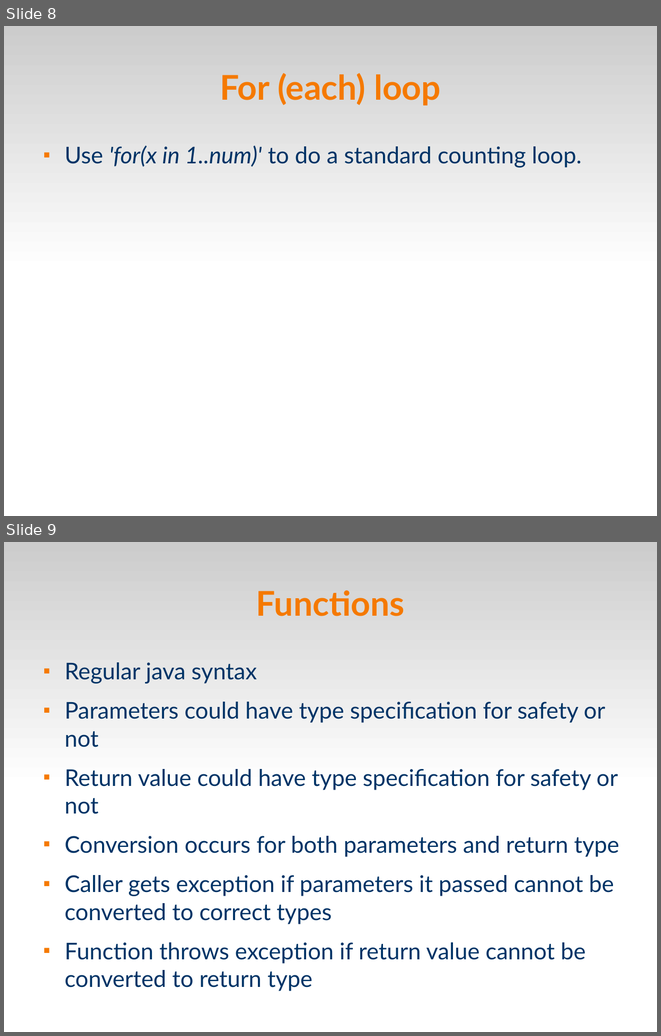
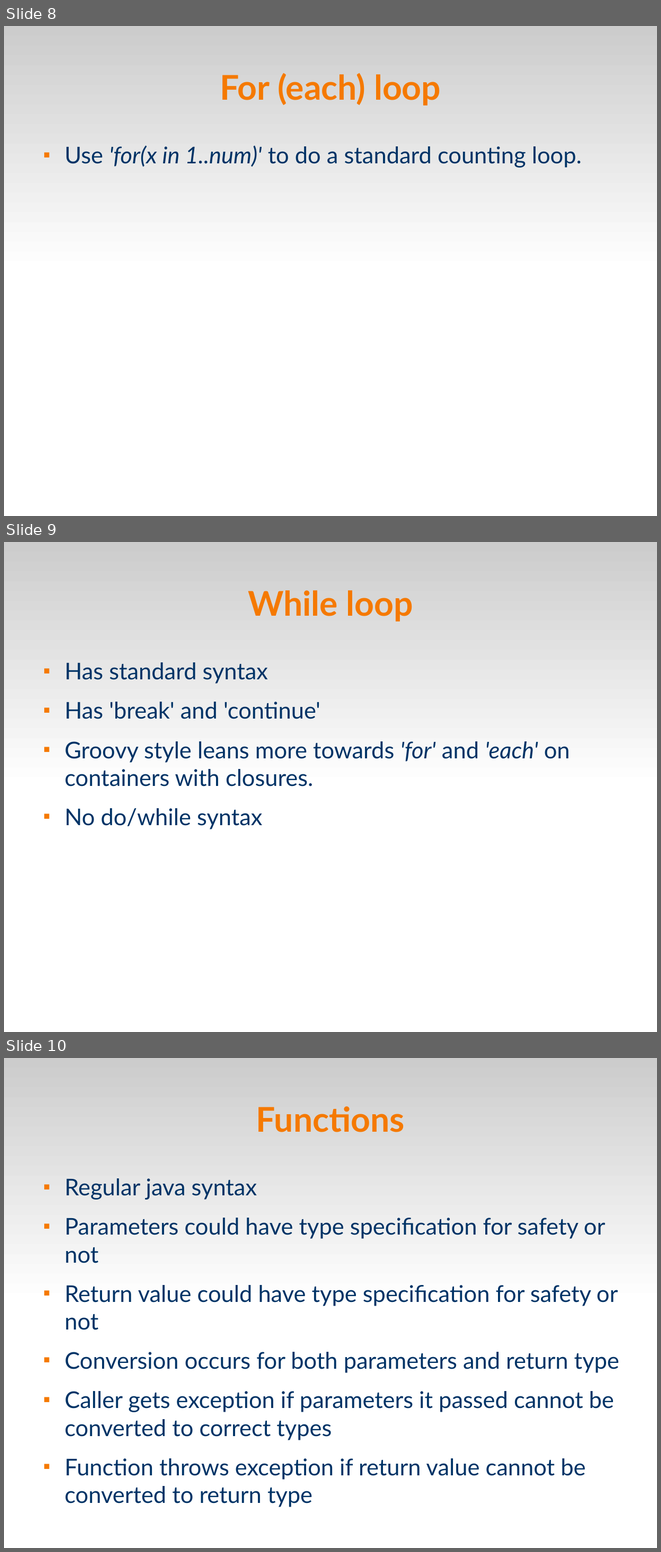
Before and after one commit to veltzer/demos, a slide deck: groovy/groovy.odp. Shown one above the other, each under a label of ours: slides 8 and 9 before the commit, slides 8, 9 and 10 after it. The pictures are 661x1036 and 661x1552 pixels, drawn with LibreOffice and Linux fonts; fonts in the diff are those of the drawing. Boxes give left, top, right and bottom in pixels: in the first picture for what was removed or moved away, otherwise in the second. Text is boxed around its words. In the diff, an @@ line names an element or a change of style, - is before the commit and + after.

Commit message:
while examples

```diff
--- a/groovy/groovy.odp
+++ b/groovy/groovy.odp
@@ slide 9 added at [4, 542, 657, 1032], background #FFFFFF; not listed: 1 template element that a slide beside it also shows @@
@@ title added at [248, 590, 413, 622], 41.4 pt, text #F57900, bold @@
+While loop
@@ text added at [64, 662, 570, 829], 28 pt, text #003366 @@
+■ Has standard syntax
+■ Has 'break' and 'continue'
+■ Groovy style leans more towards 'for' and 'each' on containers with closures.
+■ No do/while syntax
@@ what was slide 9 is now slide 10 @@
```
Also in this commit, not shown: 1 other file.
